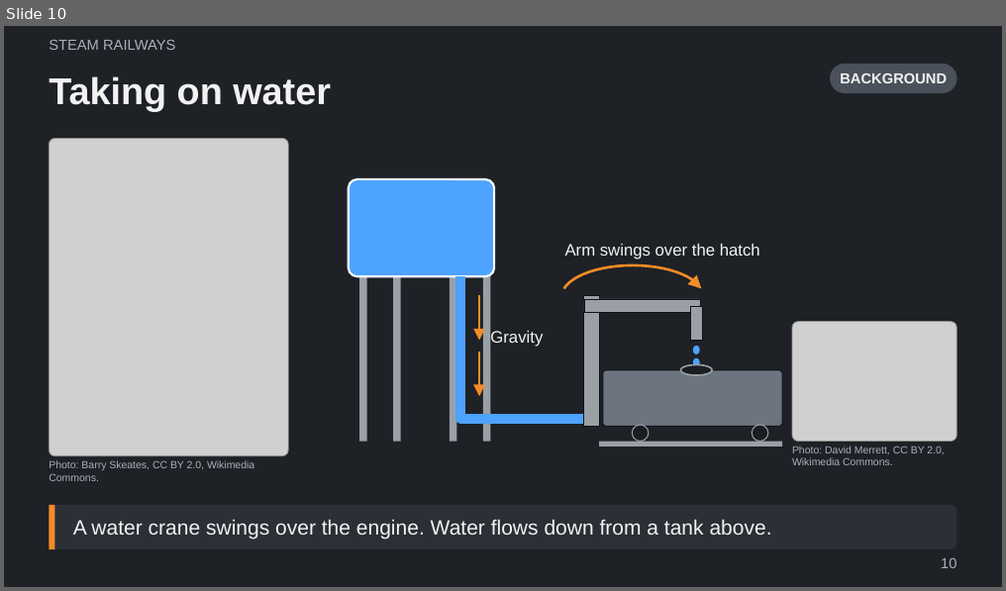
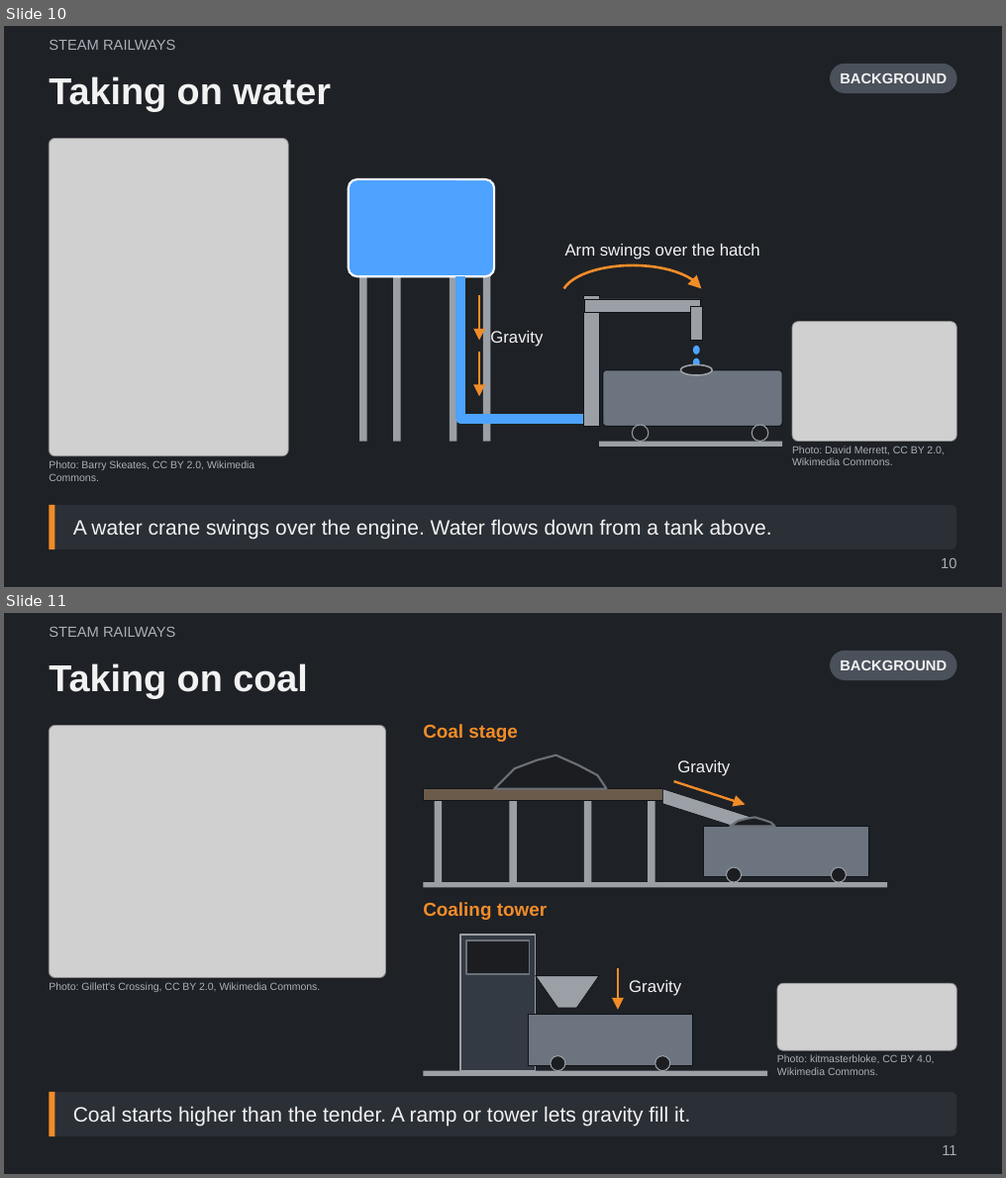
Before and after one commit to Tarenkookoo/Satisfactory---Early-Locomotion, a slide deck: Reporting/Claude Presents/Early_Locomotion_Explained.pptx. Shown one above the other, each under a label of ours: slide 10 before the commit, slides 10 and 11 after it. The pictures are 1006x591 and 1006x1178 pixels, drawn with LibreOffice and Linux fonts; fonts in the diff are those of the drawing; grey boxes stand for pictures. Boxes give left, top, right and bottom in pixels: in the first picture for what was removed or moved away, otherwise in the second. Text is boxed around its words. In the diff, an @@ line names an element or a change of style, - is before the commit and + after.

```diff
--- a/Reporting/Claude Presents/Early_Locomotion_Explained.pptx
+++ b/Reporting/Claude Presents/Early_Locomotion_Explained.pptx
@@ slide 11 added at (4,613,1002,1174), background #1E2126 @@
@@ text added at (49,627,175,637), 14 pt, text #A9B0B8 @@
+STEAM RAILWAYS
@@ title added at (49,663,308,698), 36 pt, text #F2F2F2, bold @@
+Taking on coal
@@ rounded rectangle added at (830,651,957,680), fill #4A515B, 14 pt, text #F2F2F2, bold @@
+BACKGROUND
@@ picture added at (49,725,386,978) @@
@@ text added at (423,724,517,742), 18 pt, text #F28C28, bold @@
+Coal stage
@@ group added at (423,756,887,888): 7 rectangles, 3 freeform shapes, 2 ellipses, 1 arrow, 1 text @@
+Gravity
@@ text added at (423,902,547,920), 18 pt, text #F28C28, bold @@
+Coaling tower
@@ text added at (49,982,321,992), 10 pt, text #A9B0B8 @@
+Photo: Gillett's Crossing, CC BY 2.0, Wikimedia Commons.
@@ group added at (423,935,767,1076): 4 rectangles, 2 ellipses, 1 freeform shape, 1 arrow, 1 text @@
+Gravity
@@ picture added at (777,983,957,1051) @@
@@ text added at (777,1055,934,1075), 10 pt, text #A9B0B8 @@
+Photo: kitmasterbloke, CC BY 4.0, Wikimedia Commons.
@@ rounded rectangle added at (49,1092,957,1137), fill #2B2F36, 20 pt, text #F2F2F2 @@
+Coal starts higher than the tender. A ramp or tower lets gravity fill it.
@@ rectangle added at (49,1092,54,1137), fill #F28C28 @@
@@ page number added at (942,1146,956,1156), 14 pt, text #A9B0B8 @@
+11
```
Also in this commit, not shown: 1 slide changed, 9 other slides added, 4 other files.
